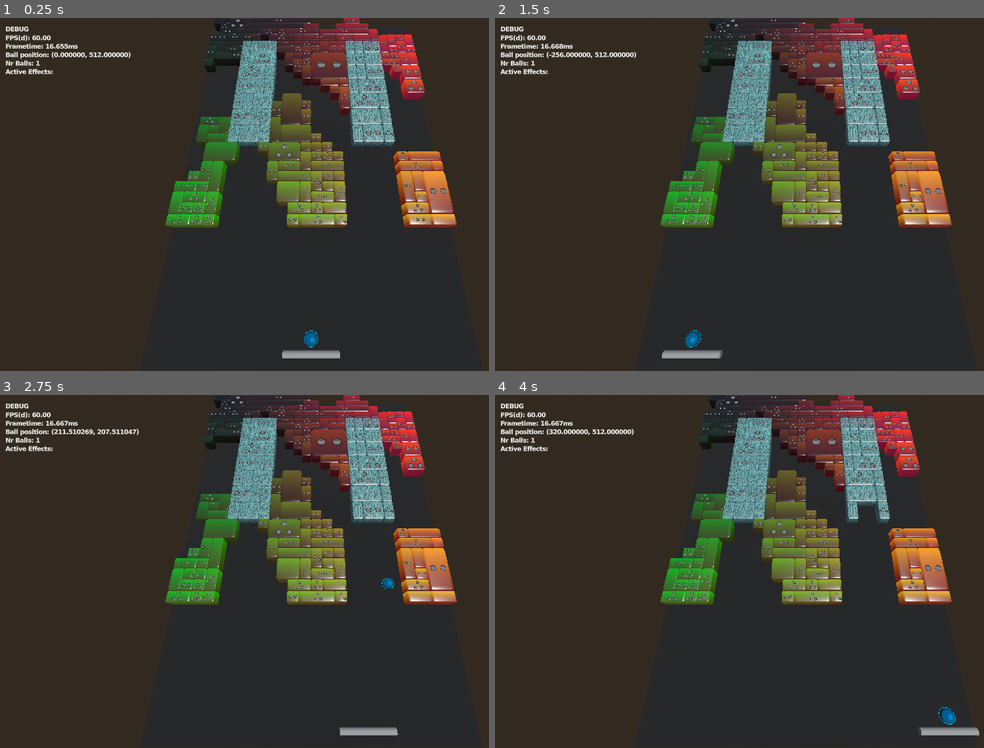
Above: before the commit, frames 1-4 (two rows, left to right).
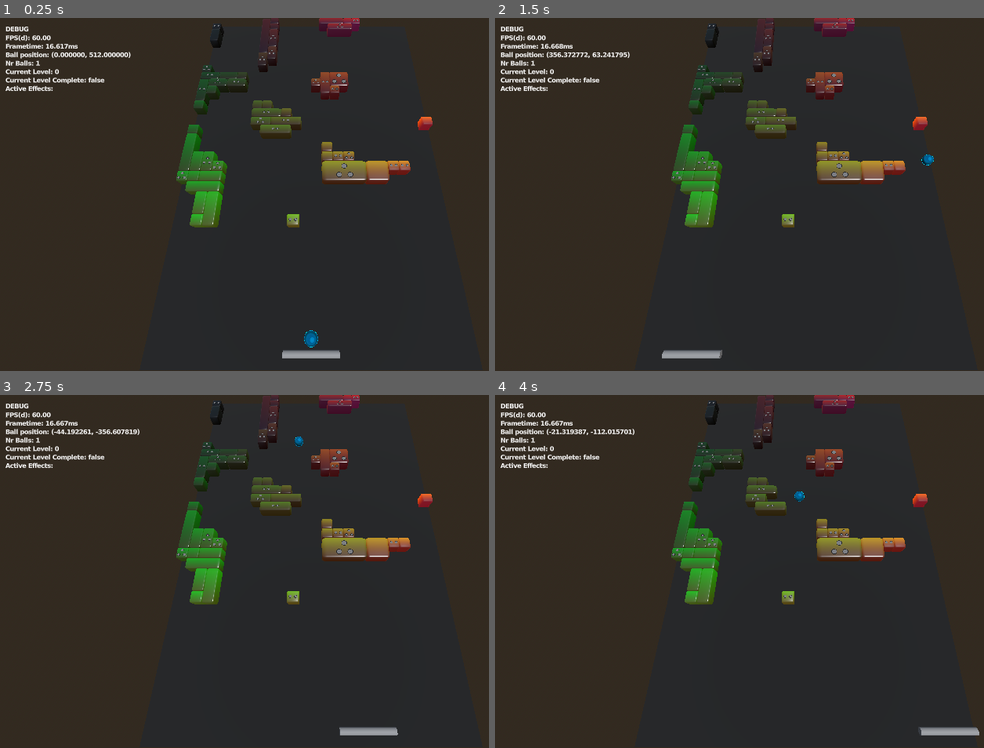
Above: after the commit, the same moments.

Repository: Tom3s/brick-breaker-reborn
Game: Godot game, scene res://test_files/3d_base_scene.tscn
Two runs of this game, one before a commit and one after it. Both use one fixed random seed, a clock stepped at 60 frames per second and the inputs below. The project has no main scene, so this scene is started directly.
Inputs (mouse positions are in pixels of both pictures, inside the frame that each line leads up to):
- Up to frame 1 (0.25 s): no input
- Up to frame 2 (1.5 s): tap Enter at 0.5 s; move the mouse to (944, 176) at 0.52 s; click (944, 176) at 0.6 s; move the mouse to (680, 212) at 1.27 s; click (680, 212) at 1.35 s
- Up to frame 3 (2.75 s): tap Space at 2 s; move the mouse to (371, 493) at 2.02 s; click (371, 493) at 2.1 s
- Up to frame 4 (4 s): move the mouse to (773, 642) at 2.77 s; click (773, 642) at 2.85 s; move the mouse to (outside the picture) at 3.52 s; click (outside the picture) at 3.6 s

The runs differ from the first frame. In frame 1, 19% of the frame differs, in the area x 1-94%, y 0-60%; in frame 2, 19%, in the area x 1-94%, y 0-94%; in frame 3, 19%; in frame 4, 19%.

Commit message:
Multiple levels stored; same functionality

Diff:
--- a/global/Global.gd
+++ b/global/Global.gd
@@ -5,6 +5,14 @@
 var DEBUG: bool = true
 
 const BALL_LIMIT: int = 350
+
+const LEVEL_COUNT: int = 10
+
+class Level:
+	var blocks: Array[BreakableBlock]
+	var block_bitmap: Array[BreakableBlock]
+
+	var completed: bool = false
 
 class GameContext extends Node:
 
@@ -16,8 +24,10 @@
 
 	var screen_collision: Array[LineCollider]
 	var death_barrier: LineCollider
-	var blocks: Array[BreakableBlock]
-	var block_bitmap: Array[BreakableBlock]
+	# var blocks: Array[BreakableBlock]
+	# var block_bitmap: Array[BreakableBlock]
+	var levels: Array[Level]
+	var current_level: int = 0
 
 	var broken_block_count: int = 0
 	var nr_metal_blocks: int = 0
@@ -28,29 +38,39 @@
 	var projectiles: Array[Projectile]
 
 	func _init() -> void:
-		block_bitmap.resize(BreakableGrid.GRID_SIZE.x * BreakableGrid.GRID_SIZE.y)
+		# block_bitmap.resize(BreakableGrid.GRID_SIZE.x * BreakableGrid.GRID_SIZE.y)
+		for i in LEVEL_COUNT:
+			var level: Level = Level.new()
+			level.block_bitmap.resize(BreakableGrid.GRID_SIZE.x * BreakableGrid.GRID_SIZE.y)
+			levels.push_back(level)
 
-	func add_block(block: BreakableBlock) -> void:
-		blocks.push_back(block)
+	func add_block_array(blocks: Array[BreakableBlock], level_index: int = current_level) -> void:
+		for block in blocks:
+			add_block(block, level_index)
+
+	func add_block(block: BreakableBlock, level_index: int) -> void:
+		levels[level_index].blocks.push_back(block)
 
 		for x in block.size.x:
 			for y in block.size.y:
 				var actual_x: int = block.pos_on_grid.x + x
 				var actual_y: int = block.pos_on_grid.y + y
 
-				block_bitmap[actual_x + BreakableGrid.GRID_SIZE.x * actual_y] = block
+				levels[level_index].block_bitmap[actual_x + BreakableGrid.GRID_SIZE.x * actual_y] = block
 
 
-	func remove_block(block: BreakableBlock) -> void:
+	func remove_block(block: BreakableBlock, level_index: int = current_level) -> void:
 		# TODO: handling memory from here, might wanna move it
-		blocks.erase(block)
+		levels[level_index].blocks.erase(block)
 
 		for x in block.size.x:
 			for y in block.size.y:
 				var actual_x: int = block.pos_on_grid.x + x
 				var actual_y: int = block.pos_on_grid.y + y
 
-				block_bitmap[actual_x + BreakableGrid.GRID_SIZE.x * actual_y] = null
+				levels[level_index].block_bitmap[actual_x + BreakableGrid.GRID_SIZE.x * actual_y] = null
+
+		levels[level_index].completed = levels[level_index].blocks.is_empty()
 
 	func get_block_at(x: int, y: int) -> BreakableBlock:
 		# LoggerMogyi.log(self, "Getting block at (%.3f, %.3f)" % [x, y])
@@ -61,7 +81,10 @@
 		if x < 0 || x >= BreakableGrid.GRID_SIZE.x:
 			return null
 
-		return block_bitmap[y * BreakableGrid.GRID_SIZE.x + x]
+		return levels[current_level].block_bitmap[y * BreakableGrid.GRID_SIZE.x + x]
+
+	func is_current_level_complete() -> bool:
+		return levels[current_level].completed
 
 	# flags
 	var FLAG_FIREBALL_WAS_ACTIVE: bool = false
@@ -96,6 +119,8 @@
 	# debug strings
 	var _DEBUG_ACTIVE_POWERUPS: String
 	var _DEBUG_ACTIVE_NR_BALLS: String
+	var _DEBUG_CURRENT_LEVEL: String
+	var _DEBUG_CURRENT_LEVEL_COMPLETE: String
 
 	func _set_debug_strings() -> void:
 		_DEBUG_ACTIVE_POWERUPS = "Active Effects: \n"
@@ -104,9 +129,16 @@
 			_DEBUG_ACTIVE_POWERUPS += "- %s: %.2fs \n" % [type, powerup.time_left]
 
 		_DEBUG_ACTIVE_NR_BALLS = "Nr Balls: %d" % balls.size()
+		_DEBUG_CURRENT_LEVEL = "Current Level: %d" % current_level
+		_DEBUG_CURRENT_LEVEL_COMPLETE = "Current Level Complete: %s" % str(levels[current_level].completed)
 
 	func _get_debug_string() -> String:
-		return "%s\n%s" % [_DEBUG_ACTIVE_NR_BALLS, _DEBUG_ACTIVE_POWERUPS]
+		return "%s\n%s\n%s\n%s" % [
+			_DEBUG_ACTIVE_NR_BALLS,
+			_DEBUG_CURRENT_LEVEL,
+			_DEBUG_CURRENT_LEVEL_COMPLETE,
+			_DEBUG_ACTIVE_POWERUPS,
+		]
 
 	# this function only exists, so that later Skills can influence this value
 	static func get_laser_damage() -> int:
--- a/test_files/3d_base_scene.gd
+++ b/test_files/3d_base_scene.gd
@@ -44,75 +44,11 @@
 	# screen_bounds = DisplayServer.window_get_size()
 	set_up_screen_collision()
 
-	# generate_map()
-	var map_generator := MapGenerator.new()
-	var SEED: int = randi()
-	map_generator.rng._seed = SEED
-	map_generator.fill_color(Vector3(.3, .0, .9))
-
-	# map_generator.add_random_grayscale_noise()
-	# map_generator.add_voronoi_noise()
-
-	# map_generator.add_circle(
-	# 	map_generator.rng.get_float() * BreakableGrid.GRID_SIZE,
-	# 	map_generator.rng.get_float() * BreakableGrid.GRID_SIZE / 2,
-	# 	map_generator.rng.get_float() * 8,
-	# )
-	# for i in 2:
-	map_generator.add_rectangle(
-		map_generator.rng.get_float() * BreakableGrid.GRID_SIZE.x,
-		map_generator.rng.get_float() * BreakableGrid.GRID_SIZE.y,
-		map_generator.rng.get_float() * BreakableGrid.GRID_SIZE.x,
-		map_generator.rng.get_float() * BreakableGrid.GRID_SIZE.y,
-	)
-	map_generator.slice_y(0, 18)
-	map_generator.copy_texture_to_final()
-	generate_map_from_array(map_generator.convert_with_chance_merge(0.5, 1.0, 3, 2, BreakableBlock.BlockType.ICE))
-	map_generator.mirror_x()
-	map_generator.copy_texture_to_final()
-	generate_map_from_array(map_generator.convert_with_chance_merge(0.5, 1.0, 3, 2, BreakableBlock.BlockType.ICE))
-	map_generator.clear_temp_texture()
-
-
-	#region
-	map_generator.add_uv_to_color()
-	map_generator.add_perlin_noise()
-	map_generator.treshold_grayscale(0.5)
-	# map_generator.dither_grayscale()
-	# map_generator.slice_y(0, 24)
-	# # map_generator.slice_x(0, 10)
-	# # generate_map_from_array(map_generator.convert_with_horizontal_merge(3))
-	# # map_generator.copy_texture_to_final_bound(0, 0, 10, 24)
-	# # map_generator.mirror_x()
-	# # map_generator.copy_texture_to_final_bound(22, 0, 32, 24)
-	map_generator.copy_texture_to_final_bound(0, 0, 24, 26)
-
-	# # map_generator.copy_texture_to_final()
-	generate_map_from_array(map_generator.convert_with_chance_merge(.5, .5))
-
-	# map_generator.clear_final_texture()
-	# map_generator.clear_temp_texture()
-	# map_generator.add_voronoi_noise()
-	# map_generator.invert()
-	# map_generator.treshold_grayscale(0.7)
-	# map_generator.slice_y(0, 20)
-	# map_generator.slice_x(10, 22)
-	# map_generator.copy_texture_to_final()
-
-	# # generate_map_from_array(map_generator.convert_with_vertical_merge(2))
-	# generate_map_from_array(map_generator.convert_with_chance_merge(.0, .7))
-
-
-	#endregion
-
-	# for i in 4:
-	# 	map_generator.add_circle(
-	# 		map_generator.rng.get_float() * BreakableGrid.GRID_SIZE,
-	# 		map_generator.rng.get_float() * BreakableGrid.GRID_SIZE / 2,
-	# 		map_generator.rng.get_float() * 8,
-	# 	)
-
-	# generate_map_from_array(map_generator.convert_with_horizontal_merge(1))
+	for i in Global.LEVEL_COUNT:
+		context.add_block_array(generate_sparse_map(), i)
+		generate_block_assets(context.levels[i].blocks)
+
+	display_blocks(context.levels[context.current_level].blocks)
 
 
 	handle_mouse_movement(Vector2.ZERO)
@@ -271,7 +207,7 @@
 
 
 
-	if are_breakable_blocks_remaining():
+	if context.is_current_level_complete():
 		# TODO: change blocks to breakable if only non-breakable remain
 		# on_board_clear()
 		# return
@@ -500,8 +436,41 @@
 
 			total += block_size
 
-func generate_map_from_array(blocks: Array[BreakableBlock]) -> void:
-	for block in blocks:
+func generate_sparse_map() -> Array[BreakableBlock]:
+	var map_generator := MapGenerator.new()
+	var SEED: int = randi()
+	map_generator.rng._seed = SEED
+
+	map_generator.add_uv_to_color()
+	map_generator.add_perlin_noise()
+	map_generator.treshold_grayscale(0.75)
+
+	map_generator.copy_texture_to_final_bound(0, 0, 24, 26)
+
+	return map_generator.convert_with_chance_merge(.5, .5)
+
+
+# func generate_map_from_array(blocks: Array[BreakableBlock]) -> void:
+# 	for block in blocks:
+# 		var block_mesh: BlockMesh = block_mesh_scene.instantiate()
+# 		block_parent.add_child(block_mesh)
+# 		block_mesh.set_visual_scale(block.size * BreakableGrid.CELL_SIZE)
+# 		var final_pos: Vector2 = block.get_origin()
+# 		block_mesh.global_position.x = final_pos.x
+# 		block_mesh.global_position.z = final_pos.y
+# 		block_mesh.global_position.y = BreakableGrid.CELL_SIZE / 2
+# 		block_mesh.set_material(block.type)
+# 		block_mesh.set_hp(block.health)
+# 		block_mesh.set_color(block.color)
+
+# 		block.asset_ref = block_mesh
+
+# 		block.just_broken.connect(sfx_player.play_block_hit)
+# 		# context.blocks.push_back(block)
+# 		context.add_block(block)
+
+func generate_block_assets(blocks: Array[BreakableBlock]) -> void:
+	for block: BreakableBlock in blocks:
 		var block_mesh: BlockMesh = block_mesh_scene.instantiate()
 		block_parent.add_child(block_mesh)
 		block_mesh.set_visual_scale(block.size * BreakableGrid.CELL_SIZE)
@@ -516,8 +485,15 @@
 		block.asset_ref = block_mesh
 
 		block.just_broken.connect(sfx_player.play_block_hit)
-		# context.blocks.push_back(block)
-		context.add_block(block)
+
+		block_parent.remove_child(block_mesh)
+
+func display_blocks(blocks: Array[BreakableBlock]) -> void:
+	for child in block_parent.get_children():
+		block_parent.remove_child(child)
+
+	for block: BreakableBlock in blocks:
+		block_parent.add_child(block.asset_ref)
 
 func on_board_clear() -> void:
 	# TODO: this resets the ball. shouldn't use death entrypoint for this tho
@@ -526,8 +502,8 @@
 	context.broken_block_count = 0
 	generate_map()
 
-func are_breakable_blocks_remaining() -> bool:
-	return context.broken_block_count >= context.blocks.size() - context.nr_metal_blocks
+# func are_breakable_blocks_remaining() -> bool:
+# 	return context.broken_block_count >= context.blocks.size() - context.nr_metal_blocks
 
 func collide_with_screen(powerup: Powerup) -> void:
 	var grid_unit_size: Vector2 = BreakableGrid.GRID_SIZE * BreakableGrid.CELL_SIZE
